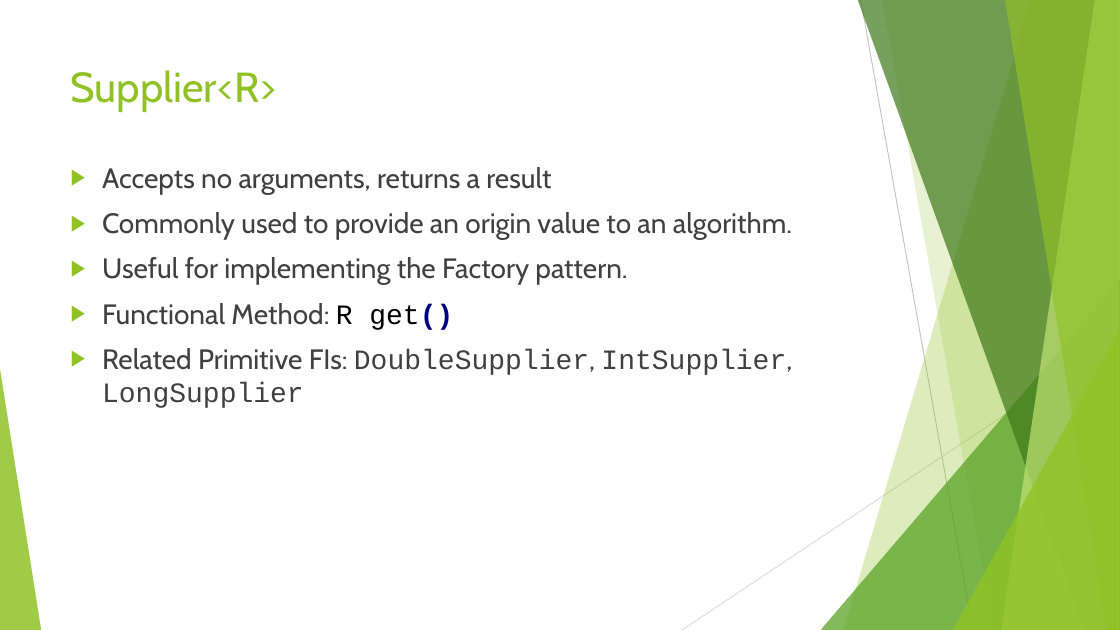
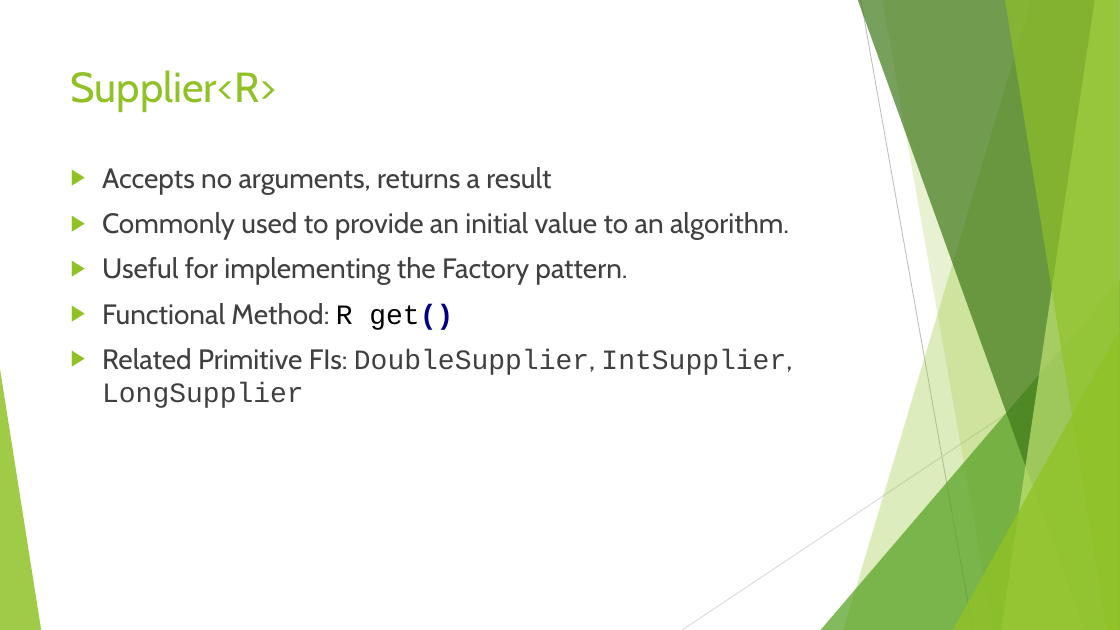
Before and after one commit to RichardRoda/2017-CodePaLOUsa-Lambda, a slide deck: slide 12 of Learning to Love the Lambda in the Stream.pptx. Drawn at 1120x630 pixels with LibreOffice and Linux fonts; fonts in the diff are those of the drawing. Boxes give left, top, right and bottom in pixels: in the first picture for what was removed or moved away, otherwise in the second. Text is boxed around its words. In the diff, an @@ line names an element or a change of style, - is before the commit and + after.

```diff
--- a/Learning to Love the Lambda in the Stream.pptx
+++ b/Learning to Love the Lambda in the Stream.pptx
@@ text at [102,212,789,240]: text changed @@
-▶ Commonly used to provide an origin value to an algorithm.
+▶ Commonly used to provide an initial value to an algorithm.
```
Also in this commit, not shown: 4 other slides changed, 1 other file.
